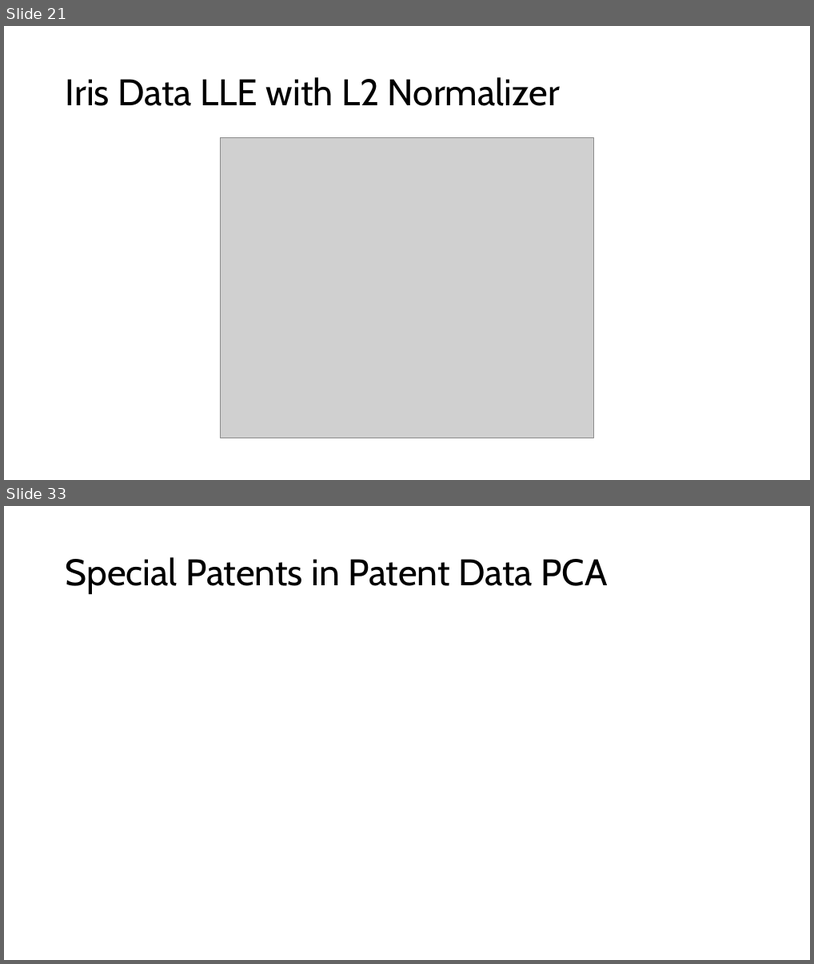
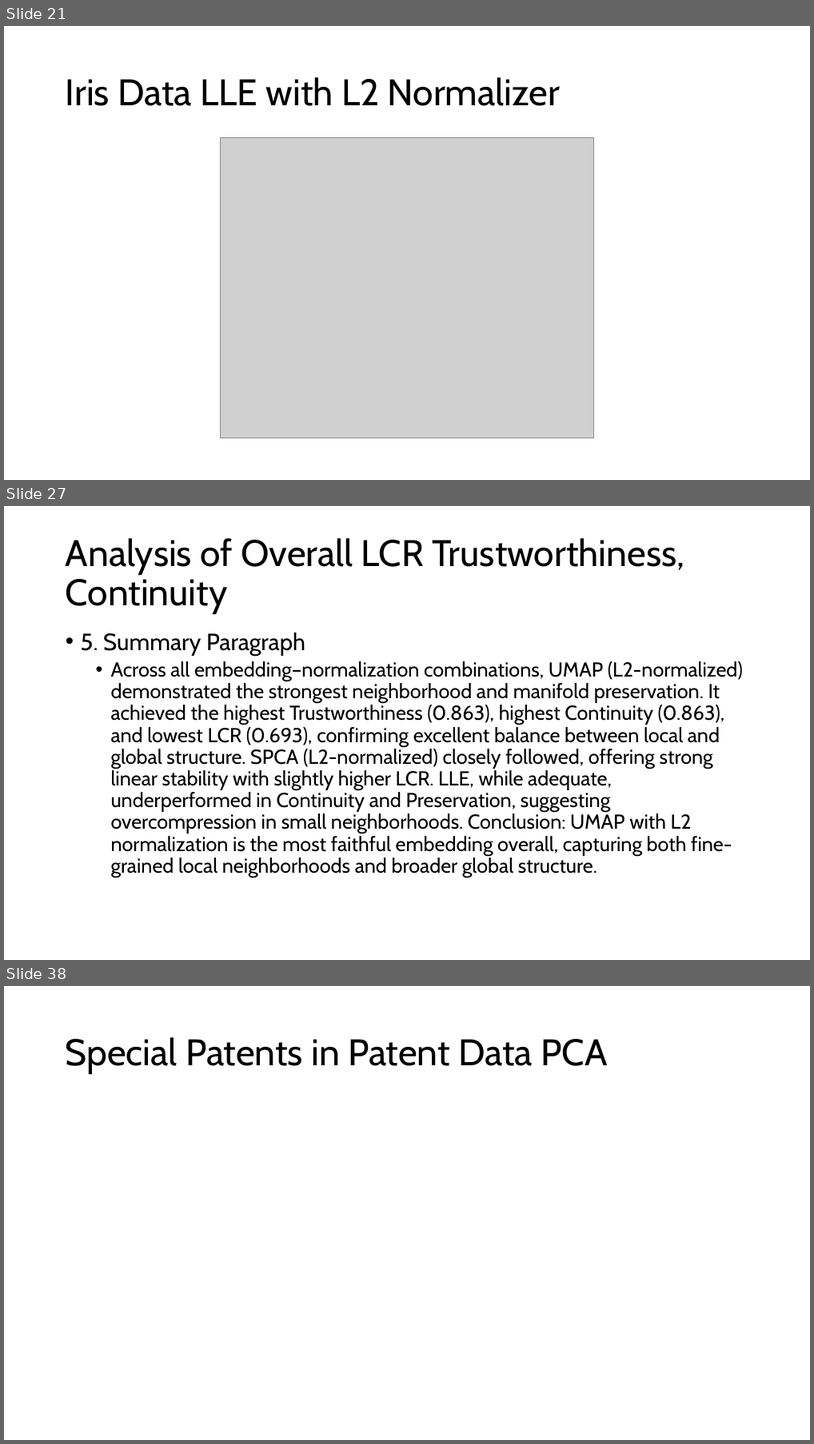
Before and after one commit to Brennan-Chan/Big-Data-Project-1, a slide deck: Deliverables/Big Data Project 1.pptx. Shown one above the other, each under a label of ours: slides 21 and 33 before the commit, slides 21, 27 and 38 after it; the slides between them are not shown. The pictures are 814x964 and 814x1444 pixels, drawn with LibreOffice and Linux fonts; fonts in the diff are those of the drawing; grey boxes stand for pictures. Boxes give left, top, right and bottom in pixels: in the first picture for what was removed or moved away, otherwise in the second. Text is boxed around its words. In the diff, an @@ line names an element or a change of style, - is before the commit and + after.

```diff
--- a/Deliverables/Big Data Project 1.pptx
+++ b/Deliverables/Big Data Project 1.pptx
@@ slide 27 added at <box>4,506,810,960</box>, background #FFFFFF @@
@@ title added at <box>66,538,685,614</box>, 44 pt, text #000000 @@
+Analysis of Overall LCR Trustworthiness, Continuity
@@ text added at <box>81,632,743,877</box>, 24 pt, text #000000 @@
+• 5. Summary Paragraph
+  • Across all embedding–normalization combinations, UMAP (L2-normalized) demonstrated the strongest neighborhood and manifold preservation. It achieved the highest Trustworthiness (0.863), highest Continuity (0.863), and lowest LCR (0.693), confirming excellent balance between local and global structure. SPCA (L2-normalized) closely followed, offering strong linear stability with slightly higher LCR. LLE, while adequate, underperformed in Continuity and Preservation, suggesting overcompression in small neighborhoods. Conclusion: UMAP with L2 normalization is the most faithful embedding overall, capturing both fine-grained local neighborhoods and broader global structure.
@@ what was slide 33 is now slide 38 @@
```
Also in this commit, not shown: 2 slides changed, 14 other slides added, 10 slides removed, 3 other files.
